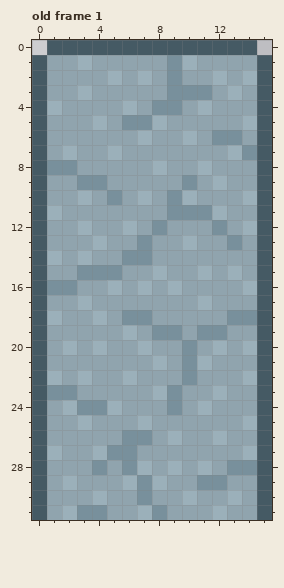
Pixel-art file: res/sprite/fallingWall.aseprite. Above, as it was before the edit.
16x32 pixels, 1 frame. Shown: old frame 1. The commit also changed other frames, which this record leaves out.
Once edited:
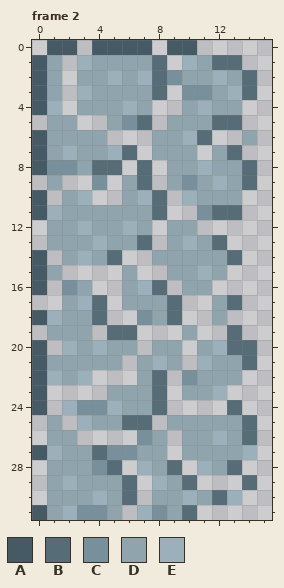
Palette (. is transparent): A #455a64  B #566c77  C #78909c  D #90a4ae  E #9bb0ba
A new or re-ordered frame is compared with the old frame closest to it.
Change:
frames 1 -> 4
Frame 2 is new; against old frame 1:
Colour B replaces colour C in row 5 at x 7; in row 13 at x 7; in row 28 at x 13.
Colour B replaces colour D in row 1 at x 8 and 12 to 13; in row 2 at x 8; in row 3 at x 8 and 14; in row 5 at x 12 to 13; in row 6 at x 11; in row 7 at x 6.
Colour B replaces colour D in row 8 at x 4 to 5, 7 and 14; in row 9 at x 7 and 14; in row 10 at x 8; in row 11 at x 8 and 13; in row 13 at x 12; in row 14 at x 5 and 13.
Colour B replaces colour D in row 16 at x 8; in row 17 at x 4, 9 and 13; in row 18 at x 9; in row 19 at x 5 and 13; in row 20 at x 13; in row 21 at x 14.
Colour B replaces colour D in row 22 at x 8; in row 24 at x 8 and 13; in row 25 at x 6; in row 26 at x 14; in row 28 at x 5; in row 29 at x 10 and 14.
Colour B replaces colour D in row 30 at x 6 and 12; in row 31 at x 10.
Colour B replaces colour E in row 2 at x 14; in row 7 at x 13; in row 11 at x 12; in row 18 at x 4; in row 19 at x 6; in row 20 at x 14.
Colour B replaces colour E in row 23 at x 8; in row 25 at x 7 and 14; in row 27 at x 4; in row 28 at x 9; in row 29 at x 6.
Colour A is gone in row 0 at x 3, 8 and 11 to 14; in rows 1 to 4 at x 15; in row 5 at x 0 and 15; in rows 6 to 8 at x 15; in row 9 at x 0 and 15; in rows 10 to 11 at x 15.
Colour A is gone in rows 12 to 13 at x 0 and 15; in rows 14 to 16 at x 15; in row 17 at x 0 and 15; in row 18 at x 15; in row 19 at x 0 and 15; in rows 20 to 24 at x 15.
Colour A is gone in rows 25 to 26 at x 0 and 15; in row 27 at x 15; in rows 28 to 30 at x 0 and 15; in row 31 at x 15.
Colour C is gone in row 1 at x 9; in row 3 at x 9; in row 4 at x 8 to 9; in row 6 at x 12 to 13; in row 7 at x 14; in row 9 at x 3.
Colour C is gone in row 10 at x 5 and 9; in row 11 at x 9 to 10; in row 12 at x 8 and 12; in row 13 at x 13; in row 14 at x 6 to 7; in row 15 at x 3 to 5.
Colour C is gone in row 16 at x 1; in row 18 at x 6 and 13 to 14; in row 19 at x 8 to 9 and 11 to 12; in rows 20 to 21 at x 10; in row 23 at x 1 to 2 and 9; in row 24 at x 9.
Colour C is gone in row 26 at x 6; in row 28 at x 6 and 14; in row 29 at x 7 and 11 to 12; in row 30 at x 7.
Colour D is gone in row 1 at x 2 and 14; in rows 2 to 3 at x 2; in row 4 at x 2 and 14; in row 5 at x 3; in row 6 at x 5 to 6; in row 7 at x 7 and 11.
Colour D is gone in row 8 at x 6; in row 9 at x 2, 5 and 8; in row 10 at x 1 and 4; in row 11 at x 14; in row 12 at x 11 and 13; in row 13 at x 8 and 14.
Colour D is gone in row 14 at x 14; in row 15 at x 2, 7 and 14; in row 16 at x 4 and 12 to 13; in row 17 at x 1, 5, 10 and 14; in row 18 at x 5 and 10 to 11; in row 19 at x 4, 7 and 14.
Colour D is gone in row 20 at x 1; in row 21 at x 6; in row 22 at x 4 to 5 and 9; in row 23 at x 3 to 4 and 13 to 14; in row 24 at x 1, 10, 12 and 14; in row 25 at x 2 and 8.
Colour D is gone in row 26 at x 3 to 5; in row 27 at x 9; in row 28 at x 10; in row 29 at x 13; in row 30 at x 14; in row 31 at x 6, 11 and 13 to 14.
Colour E is gone in row 5 at x 4, 8 and 14; in row 6 at x 7; in row 8 at x 8; in row 10 at x 14; in row 12 at x 14; in row 14 at x 1.
Colour E is gone in row 15 at x 8 and 13; in row 16 at x 5, 9 and 14; in row 17 at x 11; in row 20 at x 7; in row 22 at x 6 and 14; in row 24 at x 11.
Colour E is gone in row 26 at x 9; in row 31 at x 12.
Where, in picture pixels (left, top, right, bottom), the same in both pictures:
changed: (32, 40, 272, 520)
